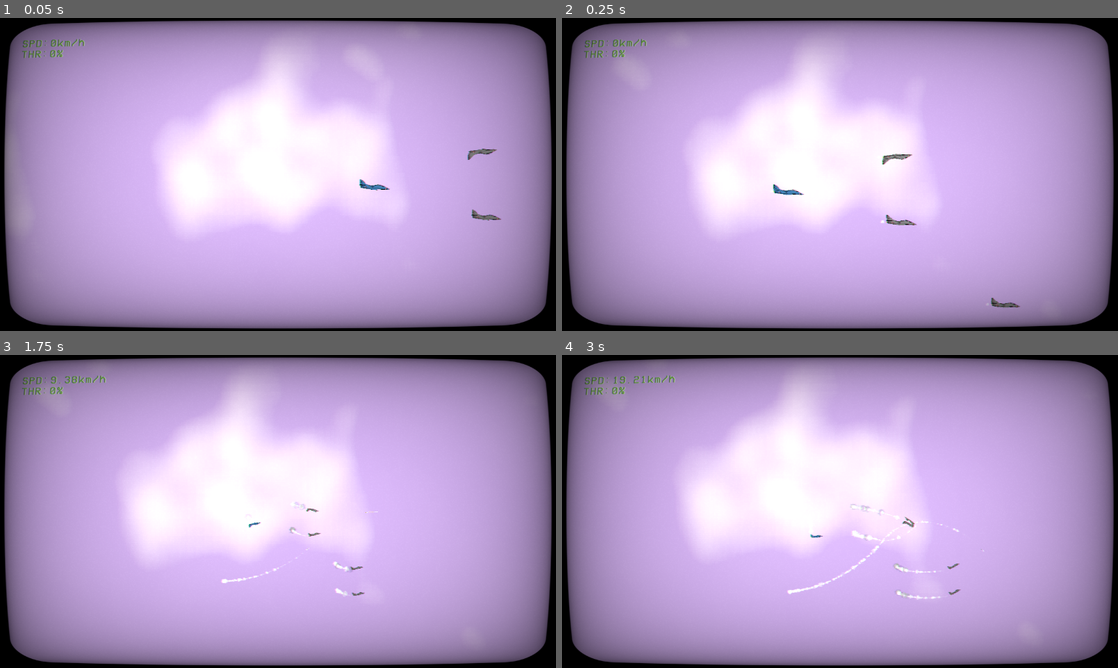
Above: before the commit, frames 1-4 (two rows, left to right).
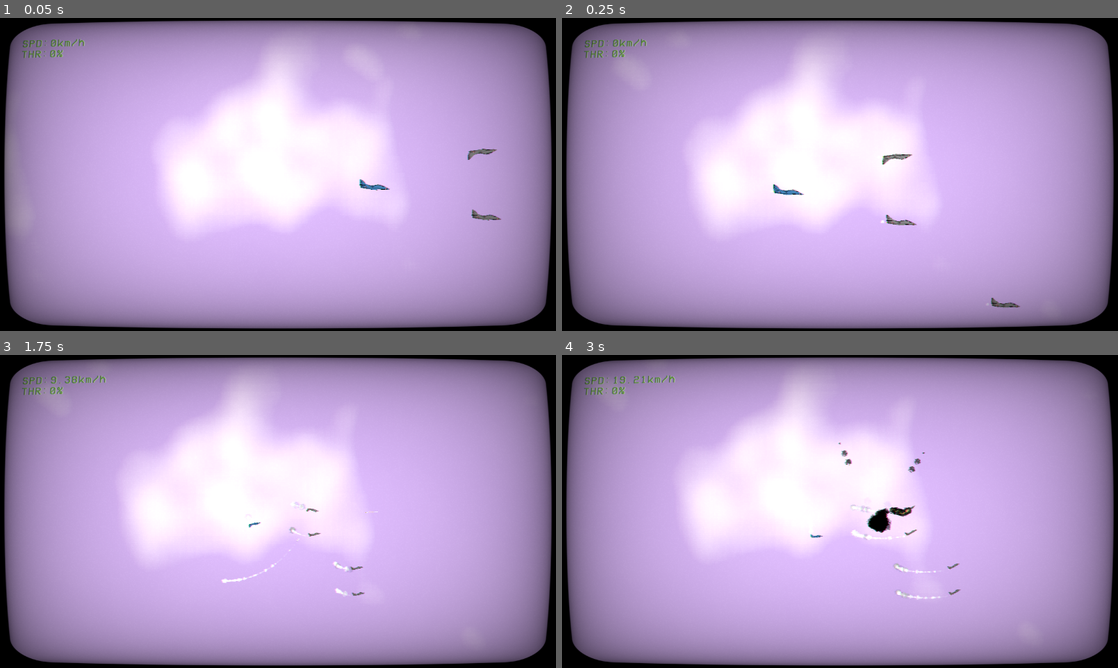
Above: after the commit, the same moments.

Repository: tm-sm/Igne-Caelum
Game: Godot game, scene res://testing2.tscn
Two runs of this game, one before a commit and one after it. Both use one fixed random seed, a clock stepped at 60 frames per second and the inputs below.
Inputs (mouse positions are in pixels of both pictures, inside the frame that each line leads up to):
- Up to frame 1 (0.05 s): no input
- Up to frame 2 (0.25 s): no input
- Up to frame 3 (1.75 s): move the mouse to (400, 495) at 0.52 s; hold A (pitch_up) 0.53-1.28 s; tap C (change_camera_type) at 0.6 s; move the mouse to (166, 527) at 1.27 s; hold D (pitch_down) from 1.28 s (still down); tap Space (fire_weapon) at 1.35 s
- Up to frame 4 (3 s): move the mouse to (895, 442) at 2.02 s; release D (pitch_down) at 2.03 s; hold A (pitch_up) from 2.03 s (still down); tap X (switch_target) at 2.1 s; move the mouse to (812, 574) at 2.77 s; tap Up (weapon_selection_1) at 2.85 s

The runs differ from the first frame. In frame 1, less than 0.1% of the frame differs, in the area x 84-85%, y 63-64%; in frame 2, less than 0.1%; in frame 3, less than 0.1%; in frame 4, 0.7%, in the area x 40-76%, y 28-77%.

Commit message:
improved missile functionality and fixed bug that caused missiles to only propell horizontally

Diff:
--- /dev/null
+++ b/default_bus_layout.tres
@@ -0,0 +1,4 @@
+[gd_resource type="AudioBusLayout" format=2]
+
+[resource]
+bus/0/volume_db = -0.130497
--- a/entities/planes/base/Intorv.tscn
+++ b/entities/planes/base/Intorv.tscn
@@ -203,7 +203,7 @@
 texture = ExtResource( 6 )
 
 [node name="Engine" type="Particles2D" parent="Plane"]
-position = Vector2( -144, -3 )
+position = Vector2( -144, 1 )
 amount = 500
 speed_scale = 2.76
 process_material = SubResource( 30 )
--- a/entities/planes/scripts/PlaneAI.gd
+++ b/entities/planes/scripts/PlaneAI.gd
@@ -6,8 +6,10 @@
 export(float) var wide_turn_thrust : float = 0.8
 
 enum combat_action { idle, heading_to_target, target_in_range}
-enum flight_action { stalling, straight_ahead, wide_turn, sharp_turn, returning_to_base}
+enum flight_action { stalling, straight_ahead, wide_turn, sharp_turn}
+enum objective_type { fight, retreat}
 
+var objective
 var combat_state
 var flight_state
 
@@ -20,15 +22,21 @@
 const pi = 3.14159
 
 func _ready():
-	pass
+	objective = objective_type.retreat
+	flight_state = flight_action.straight_ahead
+	combat_state = combat_action.idle
 
 func set_target(t):
-	target = t
-	target.connect("destroyed", self, "_on_target_destroyed")
+	if t:
+		target = t
+		target.connect("destroyed", self, "_on_target_destroyed")
+		flight_state = flight_action.straight_ahead
+		combat_state = combat_action.heading_to_target
+		objective = objective_type.fight
 
 func _process(delta):
 	var target_position
-	if flight_state != flight_action.returning_to_base:
+	if objective != objective_type.retreat:
 		target_position = target.global_position
 	else:
 		target_position = Vector2(100000, -10000)
@@ -81,6 +89,5 @@
 				fire_machinegun()
 
 func _on_target_destroyed():
-	target = self #to avoid accessing null values
-	flight_state = flight_action.returning_to_base
+	objective = objective_type.retreat
 	combat_state = combat_action.idle
--- a/entities/weapons/Missile.gd
+++ b/entities/weapons/Missile.gd
@@ -15,13 +15,12 @@
 onready var arming_distance = $ArmingDistance
 onready var timer = $Timer
 onready var fuse_safety = $FuseSafety
-onready var rocket_start = $RocketStart
 
 export(float) var weight_tons : float = 10
 export(int) var damage : int = 500
 export(float) var max_speed = 5000.0
 export(float) var engine_power : float = 1500
-export(float) var torque_strength : float = 500
+export(float) var torque_strength : float = 750
 export(float) var wind_resistance_factor : float = 1
 export(float) var lifespan : float = 10
 
@@ -40,13 +39,10 @@
 var speed_vector
 var relative_speed
 
-var target_rotation
-var new_target_rot = false
-
 func _ready():
 	gravity_scale = 0
 	arming_distance.get_child(0).disabled = true
-	fuse_safety.start(2)
+	fuse_safety.start(1)
 	add_to_group("sound_emitter")
 	add_to_group("damageable")
 	weight = weight_tons
@@ -68,11 +64,7 @@
 	vertical_speed = relative_speed.y #the sign is important for air resistance calculations
 	speed_vector  = sqrt(pow(forward_speed, 2) + pow(vertical_speed, 2))
 
-func _integrate_forces(state):
-	if new_target_rot:
-		var xform = state.get_transform().rotated(target_rotation)
-		state.set_transform(xform)
-		new_target_rot = false
+func _integrate_forces(_state):
 	apply_pitch()
 	apply_wind_resistance()
 
@@ -85,7 +77,7 @@
 	engine_thrust = Vector2(engine_power, 0.0)
 
 	var forward_thrust = engine_thrust.rotated(get_rotation())
-	final_thrust = forward_thrust - applied_force
+	final_thrust = forward_thrust
 
 	add_central_force(final_thrust)
 
@@ -113,12 +105,10 @@
 
 func pitch_up():
 	pitch = -torque_strength
-	print(pitch)
 	pitching = true
 
 func pitch_down():
 	pitch = torque_strength
-	print(pitch)
 	pitching = true
 
 func explode():
@@ -174,7 +164,3 @@
 
 func _on_FuseSafety_timeout():
 	arming_distance.get_child(0).disabled = false
-
-func set_target_rotation(rot):
-	target_rotation = rot
-	new_target_rot = true
--- a/entities/weapons/Missile.tscn
+++ b/entities/weapons/Missile.tscn
@@ -55,15 +55,11 @@
 } ]
 }
 
-[sub_resource type="CapsuleShape2D" id=23]
-radius = 8763.0
-height = 16012.0
-
 [sub_resource type="CircleShape2D" id=22]
 radius = 128.004
 
 [node name="Missile" type="RigidBody2D"]
-position = Vector2( 6, -1 )
+position = Vector2( -90, 0 )
 script = ExtResource( 2 )
 
 [node name="Missile" type="Sprite" parent="."]
@@ -101,17 +97,16 @@
 input_pickable = false
 monitorable = false
 
-[node name="CollisionShape2D" type="CollisionShape2D" parent="HeatDetector"]
-position = Vector2( 17137, -483 )
-rotation = 1.5708
-shape = SubResource( 23 )
+[node name="CollisionPolygon2D" type="CollisionPolygon2D" parent="HeatDetector"]
+position = Vector2( 86, 0 )
+polygon = PoolVector2Array( 0, 0, 500, -1000, 10000, -5000, 10000, 5000, 500, 1000 )
 
 [node name="ArmingDistance" type="Area2D" parent="."]
 input_pickable = false
 monitorable = false
 
 [node name="CollisionShape2D" type="CollisionShape2D" parent="ArmingDistance"]
-position = Vector2( 172, -9 )
+position = Vector2( 172, 0 )
 shape = SubResource( 22 )
 
 [node name="Timer" type="Timer" parent="."]
--- a/entities/weapons/MissileLauncher.gd
+++ b/entities/weapons/MissileLauncher.gd
@@ -17,8 +17,9 @@
 func fire():
 	if can_fire:
 		var missile_ins = ammo.instance()
-		add_child(missile_ins)
-		missile_ins.set_target_rotation(attached_body.get_rotation())
+		missile_ins.rotation = attached_body.get_rotation()
+		attached_body.world.add_child(missile_ins)
+		missile_ins.global_position = global_position
 		missile_ins.apply_central_impulse(attached_body.linear_velocity)
 		missile_ins.add_collision_exception_with(attached_body)
 		missile_ins.fire()
--- a/misc/ListenerDoppler.gd
+++ b/misc/ListenerDoppler.gd
@@ -22,7 +22,9 @@
 		body.connect("destroyed", self, "_on_emitter_destroyed", [body])
 
 func _on_ListeningArea_body_exited(body):
-	active_sounds.erase(body)
+	if body.is_in_group("sound_emitter"):
+		active_sounds.erase(body)
+		body.disconnect("destroyed", self, "_on_emitter_destroyed")
 
 func _on_emitter_destroyed(body):
 	active_sounds.erase(body)
Not shown: 1 places in entities/weapons/Missile.tscn that only renumber resources
